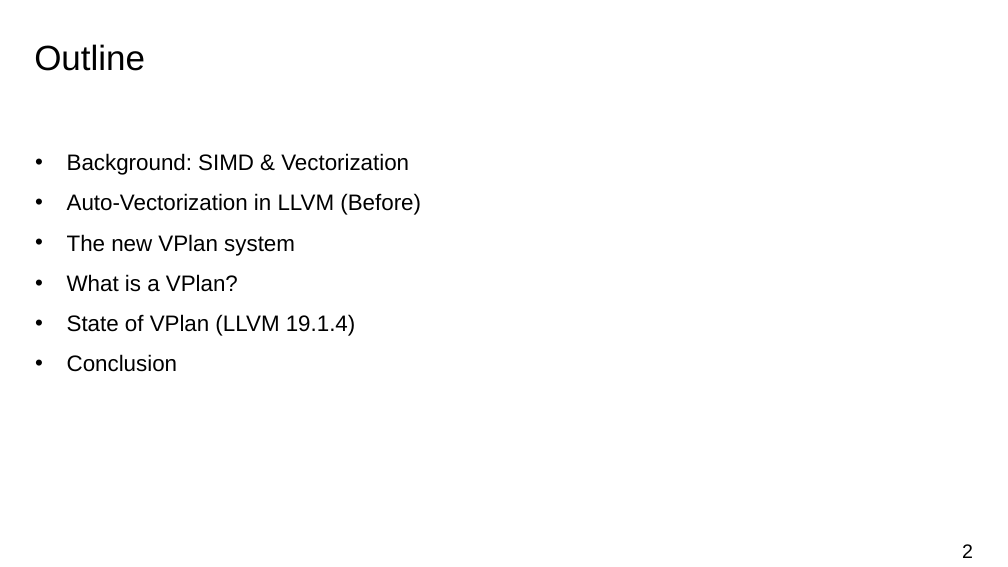
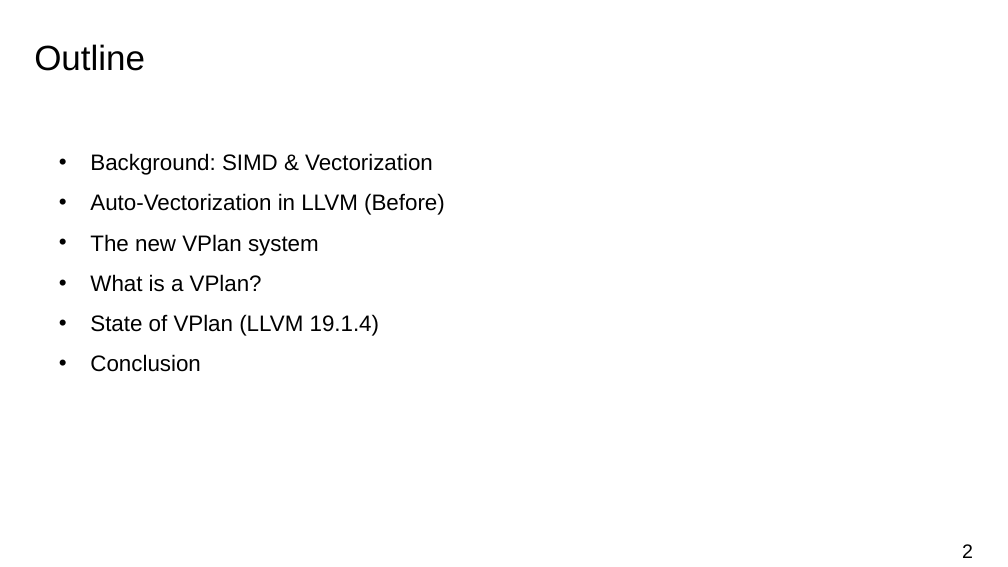
Before and after one commit to atalantus/seminar-llvm-vplan, a slide deck: slide 2 of presentation/vplan-presentation.pptx. Drawn at 1008x567 pixels with LibreOffice and Linux fonts; fonts in the diff are those of the drawing; background and template pictures are left out. Boxes give left, top, right and bottom in pixels: in the first picture for what was removed or moved away, otherwise in the second. Text is boxed around its words. In the diff, an @@ line names an element or a change of style, - is before the commit and + after.

```diff
--- a/presentation/vplan-presentation.pptx
+++ b/presentation/vplan-presentation.pptx
@@ text "Background: SIMD & Vectorization": place and size @@
-text "Background: SIMD & Vectorization" at (67,153,421,372)
+text "Background: SIMD & Vectorization" at (90,153,445,372)
```
Also in this commit, not shown: 7 other slides changed.
